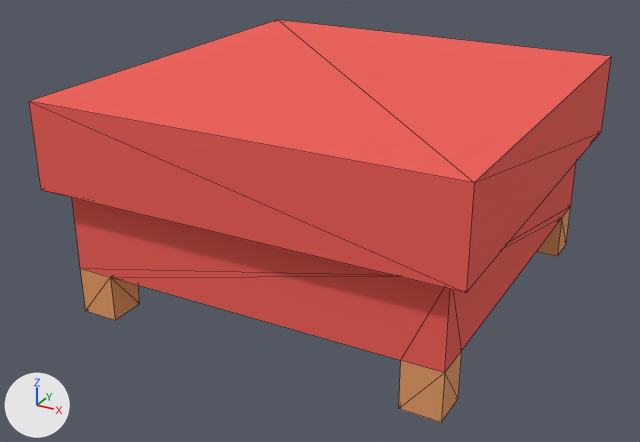
An edit to the glTF model public/models/items/loungeSofaOttoman.glb, drawn before and after from the same camera.
Both versions are drawn from a camera (50 mm lens) standing at (0.903, -1.766, 1.016) and looking at (-0.034, -0.063, 0.164). Lighting does not change. The marker at lower left points along +X, +Y and +Z. Mesh edges are drawn as thin lines. Where no turn or scale is listed for an object, it has been applied to the vertices. Vertices at the same position are counted once.

Objects in the first picture: 'loungeSofaOttoman'.
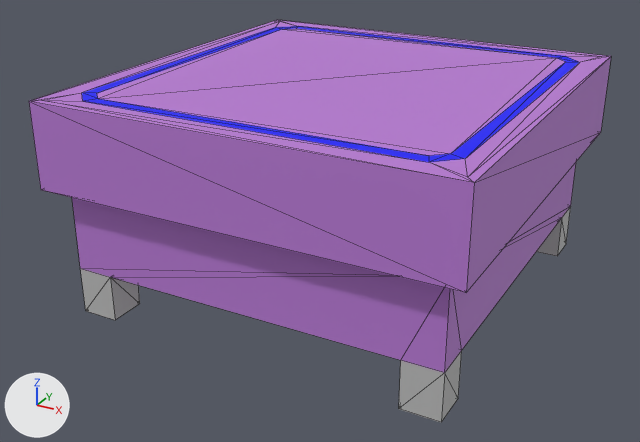
Where the newer file only moved an object's origin or applied its transform, the numbers keep the older frame.

Pixel boxes (x1, y1, x2, y2) of what changed, in the pictures (640 x 442 px):
part 1 of me_loungesofaottoman_2, built on: (30, 20, 611, 183) in both
part 2 of me_loungesofaottoman_2, recoloured (orange to grey): (80, 206, 571, 422) in both
part 3 of me_loungesofaottoman_2, recoloured (red to purple): (29, 57, 611, 373) in both

Diff of the bpy script that builds the scene:
```diff
--- a/public/models/items/loungeSofaOttoman.glb.py
+++ b/public/models/items/loungeSofaOttoman.glb.py
@@ mat_lambert1 @@
+mat_lambert1 = principled_material('lambert1')
+mat_lambert1.base_color = (0.5, 0.5, 0.5)  # grey #bcbcbc
+mat_lambert1.roughness = 0.6
@@ mat_lambert15_002 @@
+mat_lambert15_002 = principled_material('lambert15.002')
+mat_lambert15_002.base_color = (0.482, 0.195, 0.663)  # purple #b87ad5
+mat_lambert15_002.roughness = 0.6
@@ mat_lambert8 @@
+mat_lambert8 = principled_material('lambert8')
+mat_lambert8.base_color = (0.0, 0.0, 1.0)  # blue #0000ff
+mat_lambert8.roughness = 0.6
@@ me_loungesofaottoman_2 @@
 # used by ob_loungesofaottoman; location = (0.0, 0.0, 0.0)
-me_loungesofaottoman_2.from_pydata(...)  # 44 vertices, 84 faces; spans x -0.483..0.483, y -0.495..0.495, z 0.0..0.506
+me_loungesofaottoman_2.from_pydata(...)  # 64 vertices, 124 faces; spans x -0.483..0.483, y -0.495..0.495, z 0.0..0.506
+# me_loungesofaottoman_2 part 1
+# 2 faces are deleted
+# 20 vertices are added at x -0.465..0.465, y -0.476..0.476, z 0.506
+# 26 new faces join them, mat_lambert15_002 (purple #b97ad5)
+# 16 new faces join them, mat_lambert8 (blue #0000ff)
+# me_loungesofaottoman_2 part 2: 40 faces spanning x -0.439..0.439, y -0.451..0.451, z 0.0..0.11 switch from mat_wood_051 (orange #e69b65) to mat_lambert1 (grey #bcbcbc)
+# me_loungesofaottoman_2 part 3: 42 faces spanning x -0.483..0.483, y -0.495..0.495, z 0.11..0.506 switch from mat_carpet_013 (red #f15d55) to mat_lambert15_002 (purple #b97ad5)
+me_loungesofaottoman_2.materials.append(mat_lambert8)  # blue #0000ff
```
